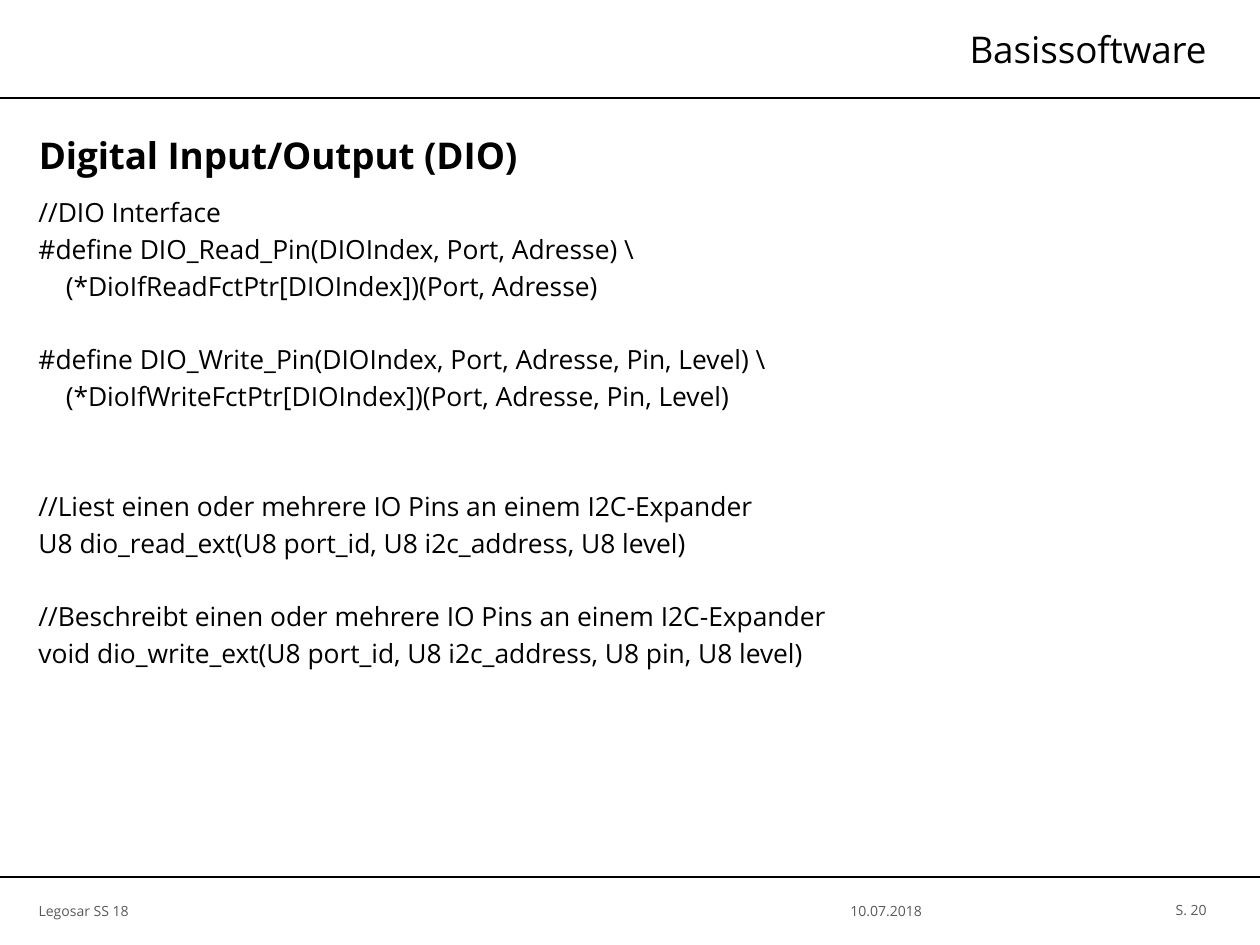
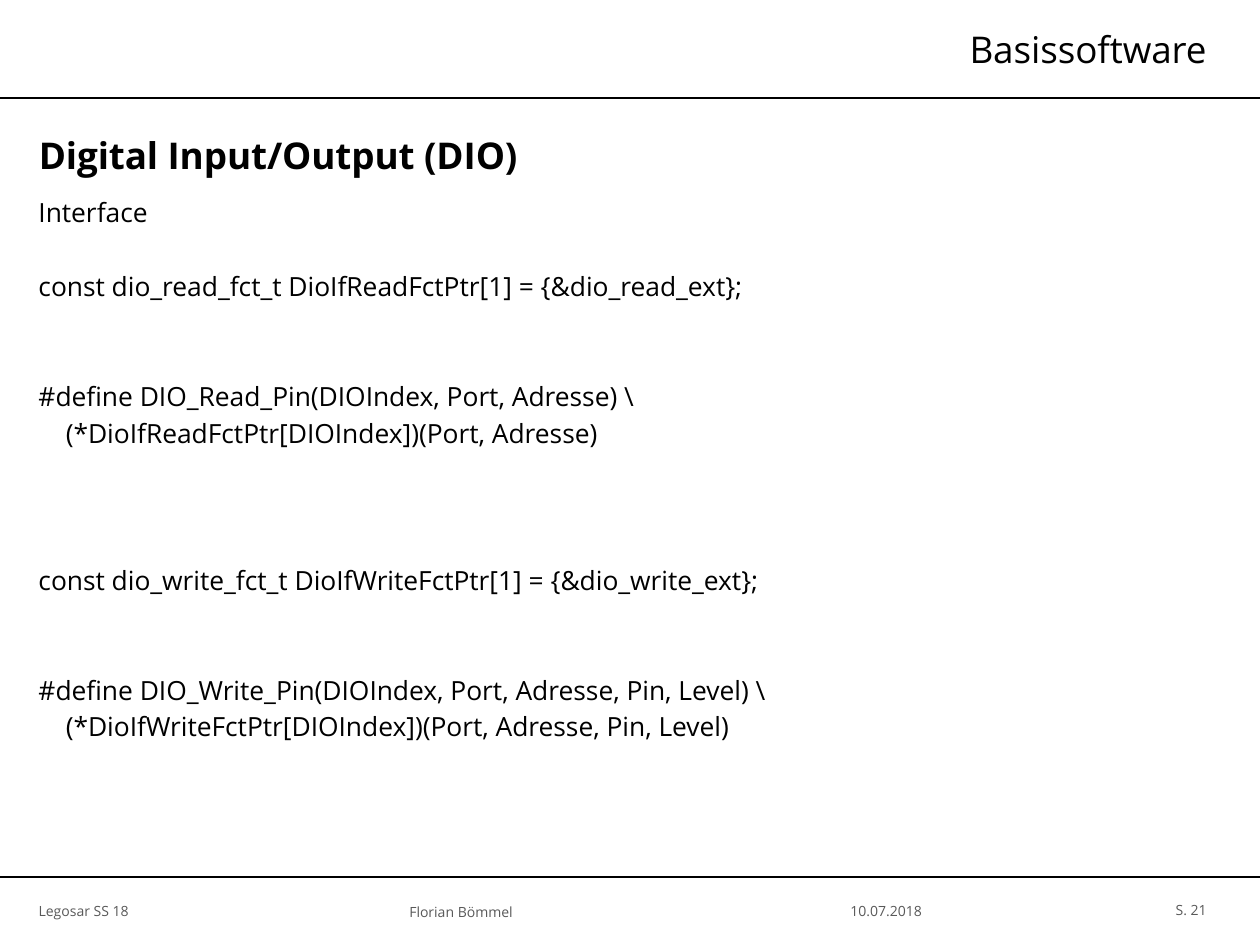
Before and after one commit to SimH1993/OTHR_AUTOSARSS18, a slide deck: slide 21 of Präsentation/Legosar_Master.pptx (slide 20 before the commit). Drawn at 1260x945 pixels with LibreOffice and Linux fonts; fonts in the diff are those of the drawing; background and template pictures are left out. Boxes give left, top, right and bottom in pixels: in the first picture for what was removed or moved away, otherwise in the second. Text is boxed around its words. In the diff, an @@ line names an element or a change of style, - is before the commit and + after.

```diff
--- a/Präsentation/Legosar_Master.pptx
+++ b/Präsentation/Legosar_Master.pptx
@@ text at [38, 202, 743, 301]: text changed @@
-//DIO Interface
+Interface
+const dio_read_fct_t DioIfReadFctPtr[1] = {&dio_read_ext};
@@ text at [38, 496, 826, 670]: paragraphs removed @@
-//Liest einen oder mehrere IO Pins an einem I2C-Expander
-U8 dio_read_ext(U8 port_id, U8 i2c_address, U8 level)
-//Beschreibt einen oder mehrere IO Pins an einem I2C-Expander
-void dio_write_ext(U8 port_id, U8 i2c_address, U8 pin, U8 level)
@@ text at [38, 570, 759, 595]: paragraph added @@
+const dio_write_fct_t DioIfWriteFctPtr[1] = {&dio_write_ext};
@@ text added at [409, 906, 513, 917], 6 pt, text #595959 @@
+Florian Bömmel
@@ page number at [1176, 905, 1207, 915]: text changed @@
-S. 20
+S. 21
```
Also in this commit, not shown: 27 other slides changed, 7 slides added.
